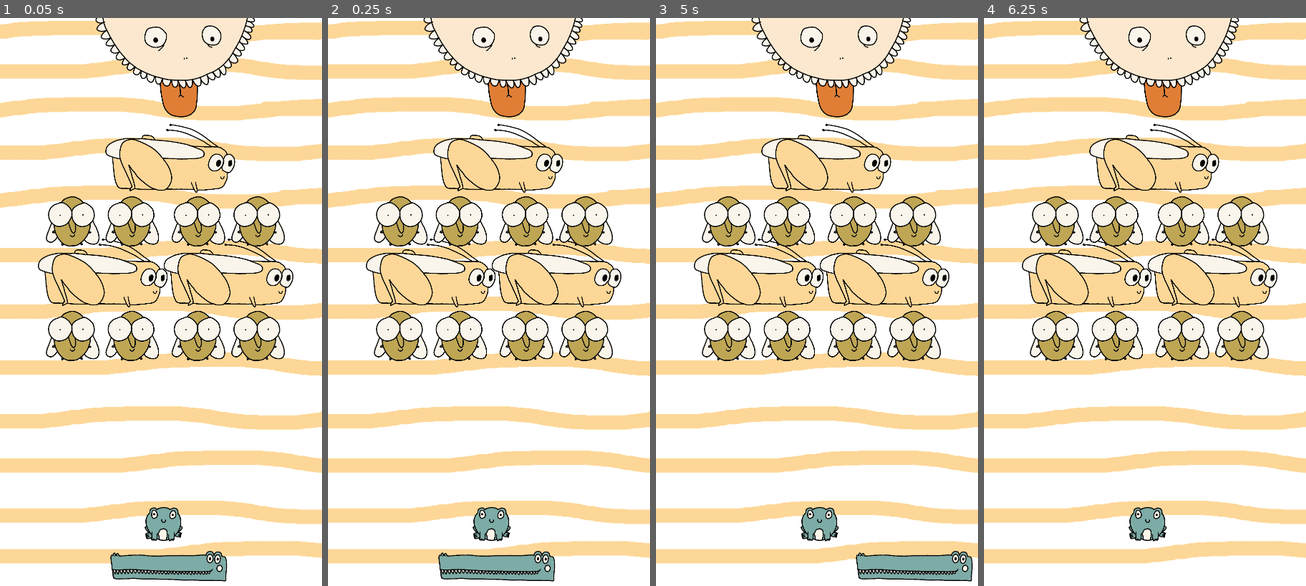
Above: before the commit, frames 1-4 (left to right).
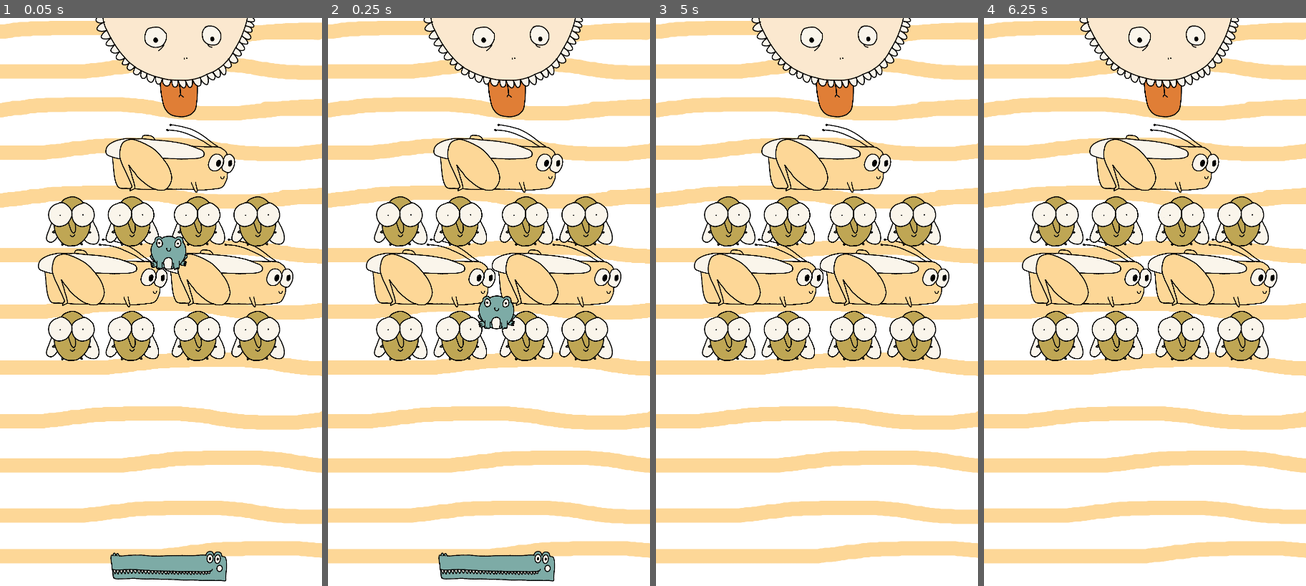
Above: after the commit, the same moments.

Repository: fguillen/CocoAndFrogy
Game: Godot game, scene res://test/test_scene.tscn
Same seed, same stepped clock (60 frames per second), same inputs: the game is played once before the commit and once after it. The project has no main scene, so this scene is started directly.
Inputs:
- Up to frame 1 (0.05 s): no input
- Up to frame 2 (0.25 s): no input
- Up to frame 3 (5 s): hold Right (ui_right) 0.53-1.28 s; hold Down (ui_down) 1.28-2.03 s; tap Enter at 2, 3.5 s; hold Right (ui_right) 2.03-2.78 s; tap Space at 2.75, 4.25 s; hold Up (ui_up) 2.78-3.53 s; hold Left (ui_left) from 3.53 s (still down)
- Up to frame 4 (6.25 s): release Left (ui_left) at 5.03 s; hold Down (ui_down) 5.03-5.78 s; tap Enter at 5.75 s; hold Right (ui_right) from 5.78 s (still down)

The runs differ from the first frame. In frame 1, 1.1% of the frame differs, in the area x 44-59%, y 38-93%; in frame 2, 1.1%; in frame 3, 2.2%, in the area x 44-99%, y 86-100%; in frame 4, 0.6%.

Commit message:
Bumping, better MovementManagement

Diff:
--- /dev/null
+++ b/actors/components/bouncing_manager.gd
@@ -0,0 +1,37 @@
+# -- 01 @tool
+# -- 02 class_name
+# -- 03 extends
+extends Node
+
+# -- 04 # docstring
+#
+# -- 05 signals
+# -- 06 enums
+# -- 07 constants
+# -- 08 exported variables
+@export var character: CharacterBody2D
+@export var movement_manager: MovementManager
+
+# -- 09 public variables
+# -- 10 private variables
+# -- 11 onready variables
+#
+# -- 12 optional built-in virtual _init method
+# -- 13 optional built-in virtual _enter_tree() method
+# -- 14 built-in virtual _ready method
+# -- 15 remaining built-in virtual methods
+# -- 16 public methods
+# -- 17 private methods
+# -- 18 signal listeners
+func on_collision_found(collision: KinematicCollision2D):
+	print("XXX: collision: ", collision.get_collider().get_groups())
+	var normal = collision.get_normal()
+
+	if collision.get_collider().is_in_group("coco"):
+		# Collision from the top, most of the cases
+		if normal.dot(Vector2.UP) > 0.0:
+			movement_manager.direction = Vector2(movement_manager.direction.x, -movement_manager.direction.y)
+
+	else:
+		movement_manager.direction = movement_manager.direction.bounce(normal)
+# -- 19 subclasses
--- a/test/movement_manager.gd
+++ b/actors/components/direction_manager.gd
@@ -1,24 +1,19 @@
 # -- 01 @tool
 # -- 02 class_name
-class_name MovementManager
+class_name DirectionManager
 # -- 03 extends
 extends Node
 
 # -- 04 # docstring
 #
 # -- 05 signals
+signal direction_changed(direction: Vector2)
+
 # -- 06 enums
 # -- 07 constants
 # -- 08 exported variables
-@export var speed := 100
-@export var acceleration := 50
-@export var decceleration := 80
-@export var character: CharacterBody2D
-@export var input: InputManager
-
-
 # -- 09 public variables
-
+var direction := Vector2.ZERO : set = _set_direction
 
 # -- 10 private variables
 # -- 11 onready variables
@@ -27,11 +22,15 @@
 # -- 13 optional built-in virtual _enter_tree() method
 # -- 14 built-in virtual _ready method
 # -- 15 remaining built-in virtual methods
-func _physics_process(delta):
-	var desired_velocity = speed * input.direction
-	character.velocity = character.velocity.move_toward(desired_velocity, acceleration * delta)
-	character.move_and_slide()
 # -- 16 public methods
 # -- 17 private methods
+func _set_direction(value: Vector2):
+	var previous_direction = Vector2(direction)
+	direction = value.normalized()
+
+	if previous_direction != direction:
+		direction_changed.emit(direction)
+
+
 # -- 18 signal listeners
 # -- 19 subclasses
--- a/test/input_manager.gd
+++ b/actors/components/input_manager.gd
@@ -7,14 +7,12 @@
 # -- 04 # docstring
 #
 # -- 05 signals
-signal direction_changed(direction: Vector2)
-
 # -- 06 enums
 # -- 07 constants
 # -- 08 exported variables
+@export var movement_manager: MovementManager
+
 # -- 09 public variables
-var direction := Vector2.ZERO : set = _set_direction
-
 # -- 10 private variables
 # -- 11 onready variables
 #
@@ -23,7 +21,7 @@
 # -- 14 built-in virtual _ready method
 # -- 15 remaining built-in virtual methods
 func _process(_delta):
-	self.direction = _get_input()
+	movement_manager.direction = _get_input()
 
 # -- 16 public methods
 # -- 17 private methods
@@ -32,13 +30,5 @@
 	return input_dir
 
 
-func _set_direction(value: Vector2):
-	var previous_direction = Vector2(direction)
-	direction = value.normalized()
-
-	if previous_direction != direction:
-		direction_changed.emit(direction)
-
-
 # -- 18 signal listeners
 # -- 19 subclasses
--- /dev/null
+++ b/actors/components/input_manager.tscn
@@ -0,0 +1,6 @@
+[gd_scene load_steps=2 format=3]
+
+[ext_resource type="Script" path="res://actors/components/input_manager.gd" id="1_eoo2y"]
+
+[node name="InputManager" type="Node"]
+script = ExtResource("1_eoo2y")
--- /dev/null
+++ b/actors/components/movement_manager.gd
@@ -0,0 +1,79 @@
+# -- 01 @tool
+# -- 02 class_name
+class_name MovementManager
+# -- 03 extends
+extends Node
+
+# -- 04 # docstring
+#
+# -- 05 signals
+signal direction_changed(direction: Vector2)
+signal collision_found(collision: KinematicCollision2D)
+
+# -- 06 enums
+# -- 07 constants
+# -- 08 exported variables
+@export var speed := 100
+@export var acceleration := 50
+@export var infinite_acceleration := false
+@export var decceleration := 80
+@export var infinite_decceleration := false
+@export var character: CharacterBody2D
+@export_enum("Slide", "Collide") var collision_mode: String = "Slide"
+
+
+# -- 09 public variables
+var direction := Vector2.ZERO : set = _set_direction
+
+
+# -- 10 private variables
+# -- 11 onready variables
+#
+# -- 12 optional built-in virtual _init method
+# -- 13 optional built-in virtual _enter_tree() method
+# -- 14 built-in virtual _ready method
+# -- 15 remaining built-in virtual methods
+func _physics_process(delta):
+	_accelerate_deccelerate(delta)
+	_move(delta)
+
+
+# -- 16 public methods
+# -- 17 private methods
+func _accelerate_deccelerate(delta: float):
+	var desired_velocity = speed * direction
+
+	# If moving
+	if desired_velocity != Vector2.ZERO:
+		if infinite_acceleration:
+			character.velocity = desired_velocity
+		else:
+			character.velocity = character.velocity.move_toward(desired_velocity, acceleration * delta)
+
+	# If no moving
+	else:
+		if infinite_decceleration:
+			character.velocity = desired_velocity
+		else:
+			character.velocity = character.velocity.move_toward(desired_velocity, decceleration * delta)
+
+
+func _move(delta):
+	if collision_mode == "Slide":
+		character.move_and_slide()
+	else:
+		var collision = character.move_and_collide(character.velocity * delta)
+		if collision:
+			collision_found.emit(collision)
+
+
+func _set_direction(value: Vector2):
+	var previous_direction = Vector2(direction)
+	direction = value.normalized()
+
+	if previous_direction != direction:
+		print("MovementManager.direction_changed: ", previous_direction, ", ", direction)
+		direction_changed.emit(direction)
+
+# -- 18 signal listeners
+# -- 19 subclasses
--- /dev/null
+++ b/actors/components/movement_manager.tscn
@@ -0,0 +1,11 @@
+[gd_scene load_steps=2 format=3]
+
+[ext_resource type="Script" path="res://actors/components/movement_manager.gd" id="1_86se8"]
+
+[node name="MovementManager" type="Node" node_paths=PackedStringArray("character", "input")]
+script = ExtResource("1_86se8")
+speed = 4000
+acceleration = 30000
+decceleration = 40000
+character = NodePath("")
+input = NodePath("")
--- a/project.godot
+++ b/project.godot
@@ -22,6 +22,13 @@
 window/size/window_height_override=960
 window/stretch/mode="viewport"
 
+[layer_names]
+
+2d_physics/layer_1="coco"
+2d_physics/layer_2="frogy"
+2d_physics/layer_3="brick"
+2d_physics/layer_4="wall"
+
 [rendering]
 
 renderer/rendering_method="gl_compatibility"
--- a/test/character.tscn
+++ b/test/character.tscn
@@ -1,23 +1,28 @@
-[gd_scene load_steps=4 format=3 uid="uid://cpy6wn3hy4bai"]
+[gd_scene load_steps=5 format=3 uid="uid://cpy6wn3hy4bai"]
 
 [ext_resource type="Texture2D" uid="uid://bqa3krndu8fn7" path="res://coco.png" id="1_jbxnx"]
-[ext_resource type="Script" path="res://test/movement_manager.gd" id="1_xk8lv"]
-[ext_resource type="Script" path="res://test/input_manager.gd" id="2_n02go"]
+[ext_resource type="PackedScene" path="res://actors/components/movement_manager.tscn" id="2_hpak8"]
+[ext_resource type="PackedScene" path="res://actors/components/input_manager.tscn" id="3_quaaq"]
 
-[node name="Character" type="CharacterBody2D"]
+[sub_resource type="RectangleShape2D" id="RectangleShape2D_5hxwk"]
+size = Vector2(385, 78)
+
+[node name="Character" type="CharacterBody2D" groups=["coco"]]
+collision_mask = 8
 
 [node name="Visuals" type="Node2D" parent="."]
 
 [node name="Sprite2D" type="Sprite2D" parent="Visuals"]
+scale = Vector2(0.5, 0.5)
 texture = ExtResource("1_jbxnx")
 
-[node name="MovementManager" type="Node" parent="." node_paths=PackedStringArray("character", "input")]
-script = ExtResource("1_xk8lv")
-speed = 4000
-acceleration = 30000
-decceleration = 40000
+[node name="CollisionShape2D" type="CollisionShape2D" parent="."]
+position = Vector2(1.5, 5)
+shape = SubResource("RectangleShape2D_5hxwk")
+
+[node name="MovementManager" parent="." node_paths=PackedStringArray("character") instance=ExtResource("2_hpak8")]
+decceleration = 4000
 character = NodePath("..")
-input = NodePath("../InputManager")
 
-[node name="InputManager" type="Node" parent="."]
-script = ExtResource("2_n02go")
+[node name="InputManager" parent="." node_paths=PackedStringArray("movement_manager") instance=ExtResource("3_quaaq")]
+movement_manager = NodePath("../MovementManager")
--- /dev/null
+++ b/test/frogy.gd
@@ -0,0 +1,29 @@
+# -- 01 @tool
+# -- 02 class_name
+class_name Frogy
+# -- 03 extends
+extends CharacterBody2D
+
+# -- 04 # docstring
+#
+# -- 05 signals
+# -- 06 enums
+# -- 07 constants
+# -- 08 exported variables
+@export var movement_manager: MovementManager
+
+# -- 09 public variables
+# -- 10 private variables
+# -- 11 onready variables
+#
+# -- 12 optional built-in virtual _init method
+# -- 13 optional built-in virtual _enter_tree() method
+# -- 14 built-in virtual _ready method
+func _ready():
+	movement_manager.direction = Vector2.DOWN
+
+# -- 15 remaining built-in virtual methods
+# -- 16 public methods
+# -- 17 private methods
+# -- 18 signal listeners
+# -- 19 subclasses
--- /dev/null
+++ b/test/frogy.tscn
@@ -0,0 +1,37 @@
+[gd_scene load_steps=6 format=3 uid="uid://cjbalpfjkxbrv"]
+
+[ext_resource type="Script" path="res://test/frogy.gd" id="1_2fmqe"]
+[ext_resource type="Texture2D" uid="uid://bgyn4hloj7bdw" path="res://frogy.png" id="1_ciw1k"]
+[ext_resource type="PackedScene" path="res://actors/components/movement_manager.tscn" id="3_7cwmp"]
+[ext_resource type="Script" path="res://actors/components/bouncing_manager.gd" id="4_hwckh"]
+
+[sub_resource type="CircleShape2D" id="CircleShape2D_a3lg5"]
+radius = 57.0
+
+[node name="Frogy" type="CharacterBody2D" node_paths=PackedStringArray("movement_manager") groups=["frogy"]]
+collision_layer = 2
+collision_mask = 9
+script = ExtResource("1_2fmqe")
+movement_manager = NodePath("MovementManager")
+
+[node name="Visuals" type="Node2D" parent="."]
+
+[node name="Sprite2D" type="Sprite2D" parent="Visuals"]
+scale = Vector2(0.5, 0.5)
+texture = ExtResource("1_ciw1k")
+
+[node name="CollisionShape2D" type="CollisionShape2D" parent="."]
+shape = SubResource("CircleShape2D_a3lg5")
+
+[node name="MovementManager" parent="." node_paths=PackedStringArray("character") instance=ExtResource("3_7cwmp")]
+speed = 1000
+infinite_acceleration = true
+character = NodePath("..")
+collision_mode = "Collide"
+
+[node name="BouncingManager" type="Node" parent="." node_paths=PackedStringArray("character", "movement_manager")]
+script = ExtResource("4_hwckh")
+character = NodePath("..")
+movement_manager = NodePath("../MovementManager")
+
+[connection signal="collision_found" from="MovementManager" to="BouncingManager" method="on_collision_found"]
--- a/test/test_scene.tscn
+++ b/test/test_scene.tscn
@@ -1,12 +1,12 @@
 [gd_scene load_steps=8 format=3 uid="uid://du4540b2qruuw"]
 
-[ext_resource type="Texture2D" uid="uid://bgyn4hloj7bdw" path="res://frogy.png" id="2_480im"]
 [ext_resource type="Texture2D" uid="uid://b4g64fgkvcmpe" path="res://tongue.png" id="3_cs5np"]
 [ext_resource type="Texture2D" uid="uid://btuhn0g384lcs" path="res://monster.png" id="4_71qaw"]
 [ext_resource type="Texture2D" uid="uid://cxhwr2vl5f6ma" path="res://grosshopper.png" id="5_k7esu"]
 [ext_resource type="Texture2D" uid="uid://ci7lhdro3pmtj" path="res://fly.png" id="6_kt45s"]
 [ext_resource type="PackedScene" uid="uid://cghxv634s6cvd" path="res://test/line.tscn" id="7_17etx"]
 [ext_resource type="PackedScene" uid="uid://cpy6wn3hy4bai" path="res://test/character.tscn" id="7_gugrx"]
+[ext_resource type="PackedScene" uid="uid://cjbalpfjkxbrv" path="res://test/frogy.tscn" id="7_valc3"]
 
 [node name="TestScene" type="Node2D"]
 
@@ -54,11 +54,6 @@
 
 [node name="Line12" parent="Lines" instance=ExtResource("7_17etx")]
 position = Vector2(652, 1800)
-
-[node name="Frogy" type="Sprite2D" parent="."]
-position = Vector2(549, 1696)
-scale = Vector2(0.5, 0.5)
-texture = ExtResource("2_480im")
 
 [node name="Tongue" type="Sprite2D" parent="."]
 position = Vector2(598, 243)
@@ -128,14 +123,22 @@
 scale = Vector2(0.5, 0.5)
 texture = ExtResource("6_kt45s")
 
+[node name="Frogy2" parent="." instance=ExtResource("7_valc3")]
+position = Vector2(566, 737)
+
 [node name="Character" parent="." instance=ExtResource("7_gugrx")]
 position = Vector2(566, 1837)
 
-[node name="Sprite2D" parent="Character/Visuals" index="0"]
-scale = Vector2(0.5, 0.5)
+[node name="MovementManager" parent="Character" index="2"]
+speed = 1000
+acceleration = 100000
 
-[node name="MovementManager" parent="Character" index="1"]
-speed = 2000
-acceleration = 20000
+[node name="Walls" type="StaticBody2D" parent="." groups=["walls"]]
+collision_layer = 8
+collision_mask = 0
+
+[node name="CollisionPolygon2D" type="CollisionPolygon2D" parent="Walls"]
+position = Vector2(57, -122)
+polygon = PackedVector2Array(1019, 122, 1027, 2039, 1155, 2042, 1110, -34, -192, -48, -172, 2116, -59, 2116, -59, 107)
 
 [editable path="Character"]
